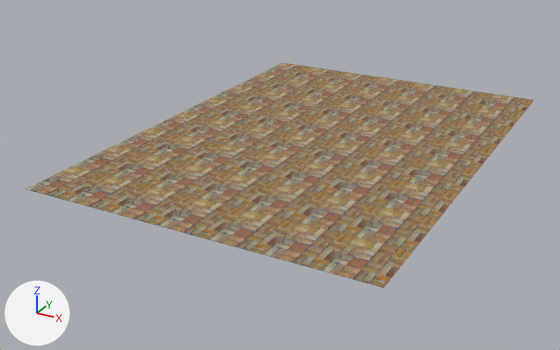
Before and after pictures for a commit that changed the Blender file 01 - Models/cz_floor.blend.
Before and after are seen from a 50 mm lens placed at (19.4, -39.9, 17.0), pointed at (-1.5, -1.9, -2.1). Every picture has the same lights, and +X, +Y and +Z are marked at lower left.

The first picture shows 'floor'.
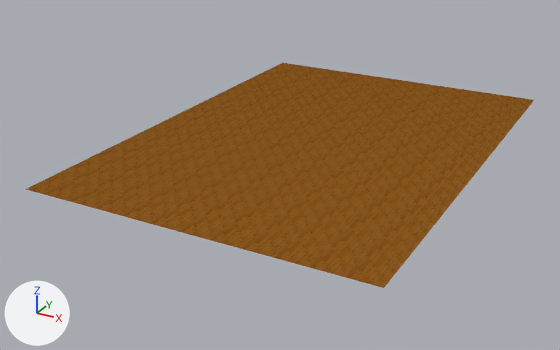
Boxes [x1, y1, x2, y2] around the edits, measured in the pictures (560 x 350 px):
'floor', surface changed
    both: [26, 63, 534, 288]

The change, as a list of edits to the scene's bpy script:
```text
Add img_pattern_222_normal_tga:
    img_pattern_222_normal_tga = load_image('pattern_222_normal.tga', '../02 - Textures/pattern_222_normal.tga', 1024, 1024, 'sRGB')
Add img_pattern_222_diffuse_tga:
    img_pattern_222_diffuse_tga = load_image('pattern_222_diffuse.tga', '../02 - Textures/pattern_222_diffuse.tga', 1024, 1024, 'sRGB')
Change mat_material:
    remove # uses the picture img_pattern_271_diffuse_tga
    remove # uses the picture img_pattern_272_normal_tga
    uses the picture img_pattern_222_diffuse_tga
    uses the picture img_pattern_222_normal_tga
Change me_plane:
    where me_plane.from_pydata(...)  # 289 vertices, 256 faces; spans x -1.0..1.0, y -1.0..1.0, z 0.0
    used by ob_floor; location = (0.0, 0.0, 0.0); scale = (10.0, 14.0, 1.0)
    me_plane part 1: texture (UV) coordinates of 256 of 256 faces, centred in x -0.94..0.94, y -0.94..0.94, z 0.0, changed; they spanned u -2.98..3.98, v -3.51..4.51 and now span u -5.39..6.39, v -6.28..7.28
```
